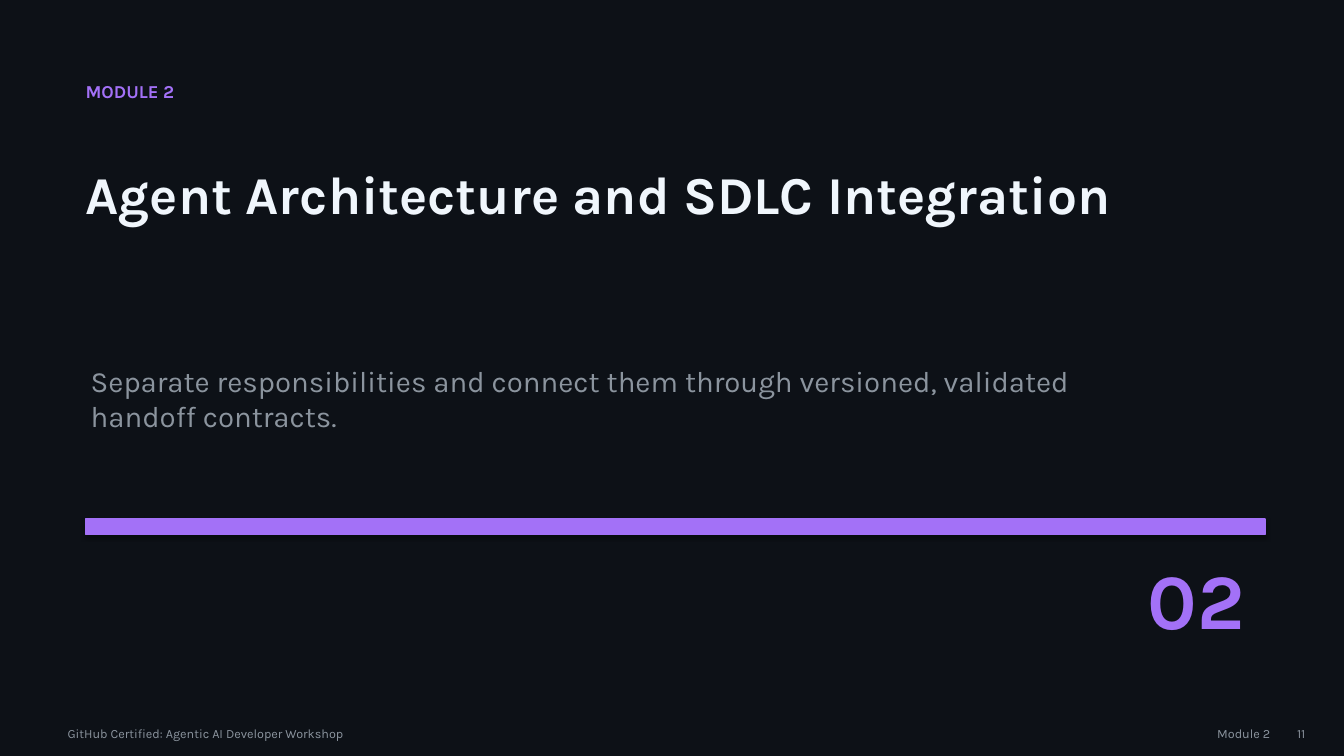
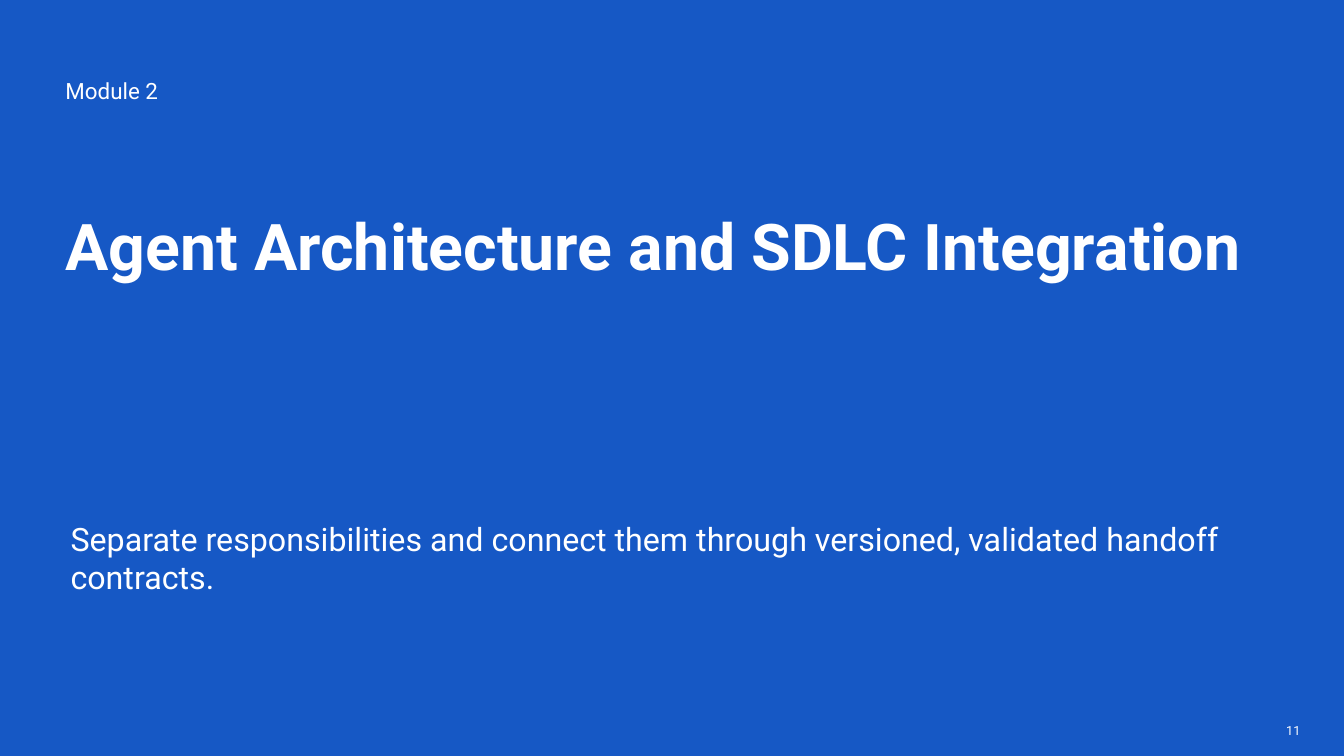
Before and after one commit to martins-vds/agentic-sdlc, a slide deck: slide 11 of slides/github-agentic-ai-developer-workshop.pptx. Drawn at 1344x756 pixels with LibreOffice and Linux fonts; fonts in the diff are those of the drawing. Boxes give left, top, right and bottom in pixels: in the first picture for what was removed or moved away, otherwise in the second. Text is boxed around its words. In the diff, an @@ line names an element or a change of style, - is before the commit and + after.

```diff
--- a/slides/github-agentic-ai-developer-workshop.pptx
+++ b/slides/github-agentic-ai-developer-workshop.pptx
@@ background #0D1117 to #1658C5 @@
@@ text at (65, 82, 158, 100): text changed; size 13 to 16 pt; font Karla to Roboto; text colour #A371F7 to #FFFFFF; bold off @@
-MODULE 2
+Module 2
@@ text "Agent Architecture and SDLC Integration": place and size @@
-text "Agent Architecture and SDLC Integration" at (86, 176, 1110, 227)
+text "Agent Architecture and SDLC Integration" at (66, 221, 1240, 284)
@@ text "Agent Architecture and SDLC Integration" at (66, 221, 1240, 284): size 38 to 46 pt, font Karla to Roboto, text colour #F0F6FC to #FFFFFF @@
@@ text "Separate responsibilities and connect them ...": place and size @@
-text "Separate responsibilities and connect them ..." at (91, 372, 1069, 428)
+text "Separate responsibilities and connect them ..." at (71, 526, 1218, 590)
@@ text "Separate responsibilities and connect them ..." at (71, 526, 1218, 590): size 21 to 23 pt, font Karla to Roboto, text colour #8B949E to #FFFFFF @@
@@ rectangle removed at (86, 519, 1265, 534) @@
@@ text removed at (1148, 577, 1245, 630) @@
-02
@@ text "11": place and size @@
-text "11" at (1297, 730, 1305, 738)
+text "11" at (1286, 726, 1300, 735)
@@ text "11" at (1286, 726, 1300, 735): font Karla to Roboto, text colour #8B949E to #FFFFFF @@
@@ text removed at (68, 729, 343, 741) @@
-GitHub Certified: Agentic AI Developer Workshop
@@ text removed at (1217, 729, 1270, 738) @@
-Module 2
```
Also in this commit, not shown: 37 other slides changed, 7 other files.
